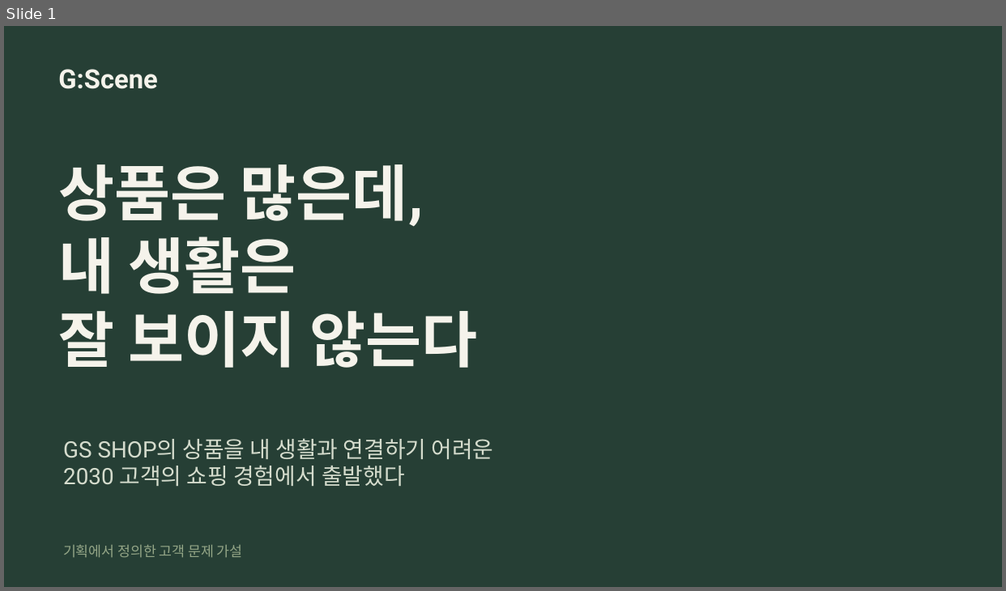
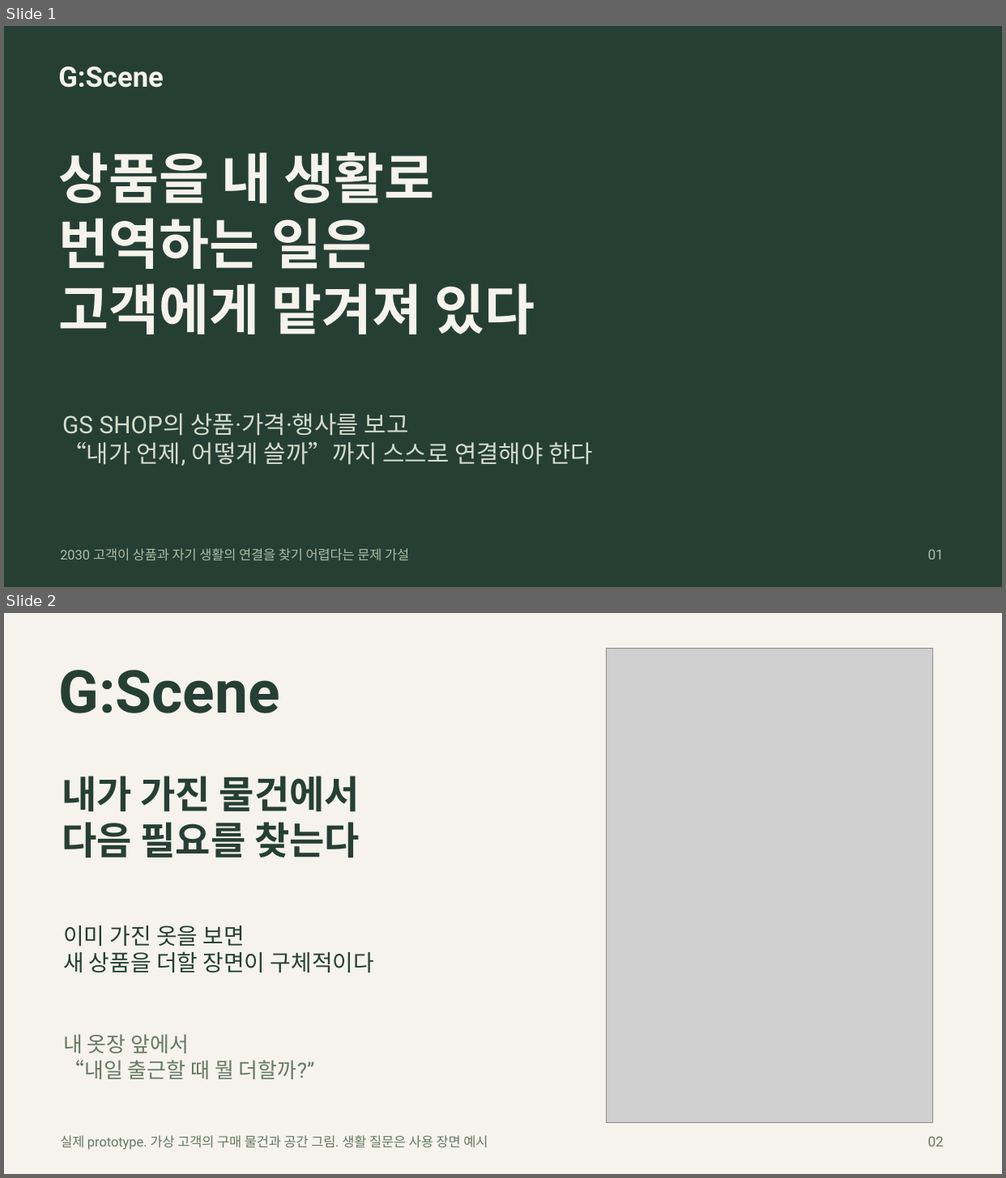
Before and after one commit to HyoJuJang/makmeaning, a slide deck: docs/presentation/GScene_Final_52g.pptx. Shown one above the other, each under a label of ours: slide 1 before the commit, slides 1 and 2 after it. The pictures are 1006x591 and 1006x1178 pixels, drawn with LibreOffice and Linux fonts; fonts in the diff are those of the drawing; grey boxes stand for pictures. Boxes give left, top, right and bottom in pixels: in the first picture for what was removed or moved away, otherwise in the second. Text is boxed around its words. In the diff, an @@ line names an element or a change of style, - is before the commit and + after.

```diff
--- a/docs/presentation/GScene_Final_52g.pptx
+++ b/docs/presentation/GScene_Final_52g.pptx
@@ slide 2 added at box(4, 613, 1002, 1174), background #F5F3EB @@
@@ picture added at box(606, 648, 932, 1122) @@
@@ text added at box(58, 670, 279, 713), 57 pt, text #263F35, bold @@
+G:Scene
@@ text added at box(62, 776, 360, 858), 36.8 pt, text #263F35, bold @@
+내가 가진 물건에서
+다음 필요를 찾는다
@@ text added at box(63, 926, 374, 973), 21.8 pt, text #263F35 @@
+이미 가진 옷을 보면
+새 상품을 더할 장면이 구체적이다
@@ text added at box(63, 1034, 315, 1080), 20.2 pt, text #667963 @@
+내 옷장 앞에서
+“내일 출근할 때 뭘 더할까?”
@@ text added at box(60, 1135, 488, 1150), 12.8 pt, text #667963 @@
+실제 prototype. 가상 고객의 구매 물건과 공간 그림. 생활 질문은 사용 장면 예시
@@ text added at box(928, 1136, 944, 1147), 13.5 pt, text #667963 @@
+02
@@ slide 1 changed as well @@
@@ text "G:Scene" at box(58, 66, 164, 88): size 25.5 to 27 pt @@
@@ text at box(58, 152, 535, 335): text changed; size 58.5 to 52.5 pt @@
-상품은 많은데,
-내 생활은
-잘 보이지 않는다
+상품을 내 생활로
+번역하는 일은
+고객에게 맡겨져 있다
@@ text at box(62, 413, 594, 466): text changed; size 21.8 to 23.2 pt @@
-GS SHOP의 상품을 내 생활과 연결하기 어려운
-2030 고객의 쇼핑 경험에서 출발했다
+GS SHOP의 상품·가격·행사를 보고
+“내가 언제, 어떻게 쓸까”까지 스스로 연결해야 한다
@@ text at box(60, 548, 409, 561): text changed; size 13.5 to 12.8 pt; text colour #94A687 to #AEBDA5 @@
-기획에서 정의한 고객 문제 가설
+2030 고객이 상품과 자기 생활의 연결을 찾기 어렵다는 문제 가설
@@ text added at box(928, 549, 944, 560), 13.5 pt, text #AEBDA5 @@
+01
```
Also in this commit, not shown: 1 other slide changed, 2 other slides added, 3 slides removed, 43 other files.
